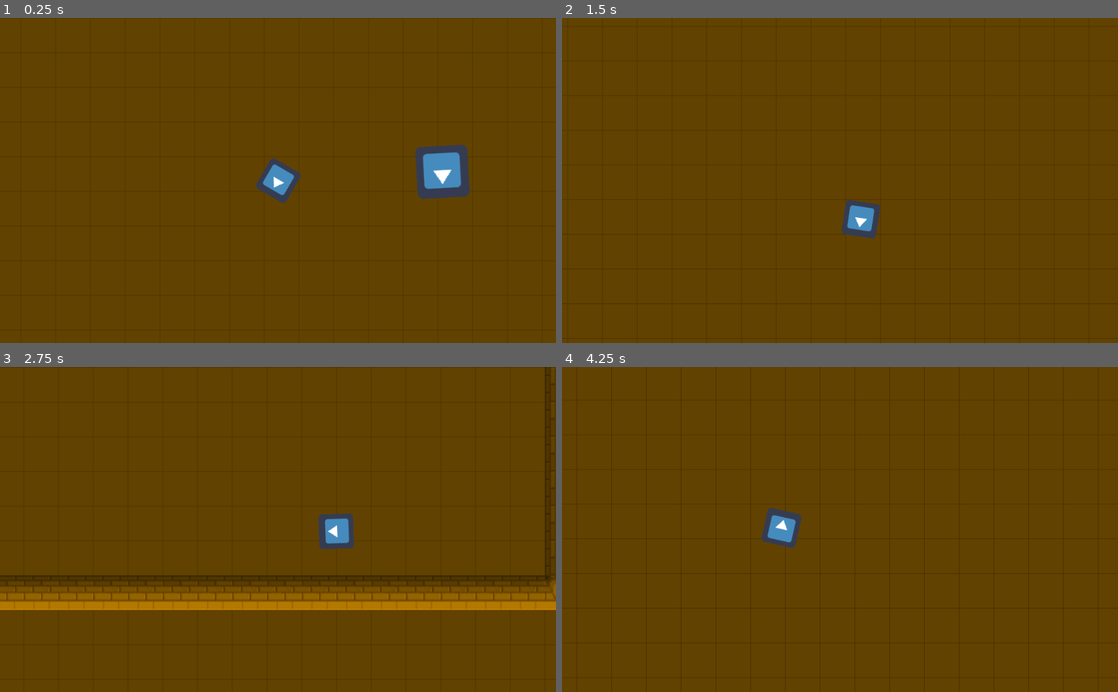
Above: before the commit, frames 1-4 (two rows, left to right).
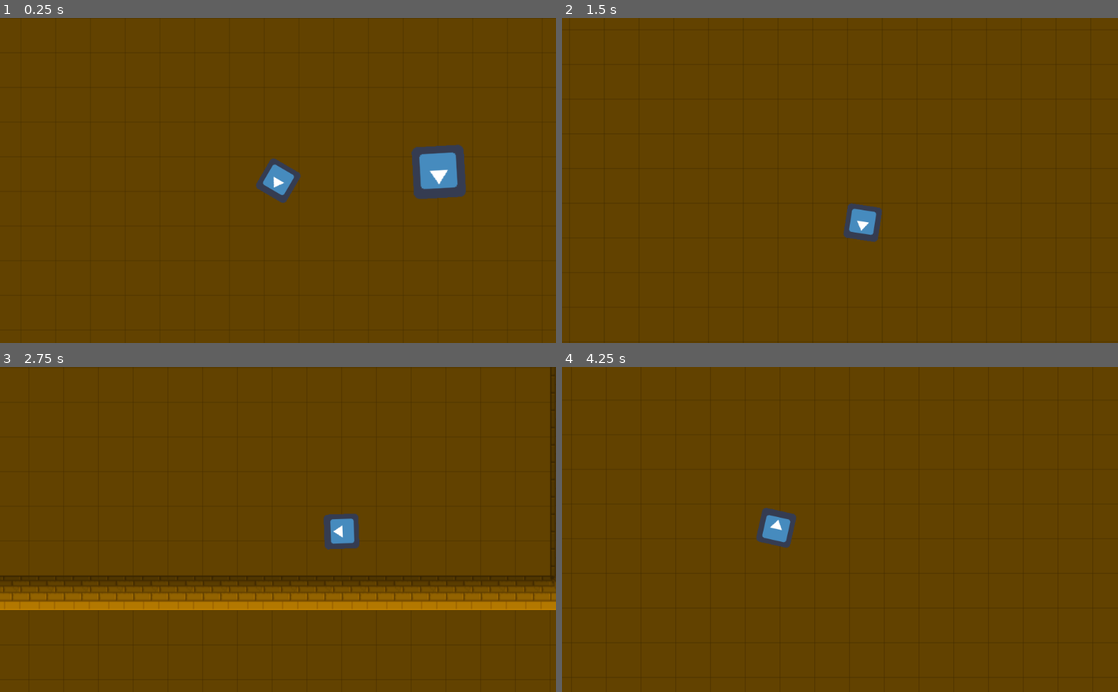
Above: after the commit, the same moments.

Repository: kinge880/GameJam
Game: Godot game, scene res://Word.tscn
Two runs of this game, one before a commit and one after it. Both use one fixed random seed, a clock stepped at 60 frames per second and the inputs below. The engine's default icon, where the game draws it, is replaced by a stand-in: a white triangle on a blue panel in a dark square.
Inputs (mouse positions are in pixels of both pictures, inside the frame that each line leads up to):
- Up to frame 1 (0.25 s): no input
- Up to frame 2 (1.5 s): move the mouse to (962, 164) at 0.52 s; hold D (ui_right) 0.53-1.28 s; hold Space (atk) 0.53-1.28 s; move the mouse to (728, 196) at 1.27 s; hold S (ui_down) from 1.28 s (still down); tap Space (atk) at 1.35 s
- Up to frame 3 (2.75 s): move the mouse to (333, 458) at 2.02 s; release S (ui_down) at 2.03 s; hold D (ui_right) from 2.03 s (still down); hold Space (atk) from 2.03 s (still down)
- Up to frame 4 (4.25 s): move the mouse to (812, 594) at 2.77 s; release D (ui_right) at 2.78 s; release Space (atk) at 2.78 s; hold W (ui_up) 2.78-3.53 s; tap Space (atk) at 2.85 s; move the mouse to (1006, 578) at 3.52 s; hold A (ui_left) from 3.53 s (still down); hold Space (atk) from 3.53 s (still down)

The runs differ from the first frame. In frame 1, 0.5% of the frame differs, in the area x 74-85%, y 38-56%; in frame 2, 0.4%; in frame 3, 1.3%, in the area x 0-100%, y 0-72%; in frame 4, 0.5%.

Commit message:
Movimentação para _process.

Diff:
--- a/GameJaaJ/Script/Enemy.gd
+++ b/GameJaaJ/Script/Enemy.gd
@@ -7,7 +7,7 @@
 func _ready():
 	add_to_group("enemy")
 
-func _physics_process(delta):
+func _process(delta):
 	if player == null:
 		return
 
--- a/GameJaaJ/Script/Player.gd
+++ b/GameJaaJ/Script/Player.gd
@@ -1,32 +1,31 @@
 extends KinematicBody2D
 
 export var speed = 300
-var velocity = Vector2()
+var motion = Vector2()
 onready var raycast = $RayCast2D
 
 func _ready():
 	yield(get_tree(), "idle_frame")
 	get_tree().call_group("enemy", "_set_player", self)
 
-func _physics_process(delta):
-	velocity = Vector2()
+func _process(delta):
+	motion = Vector2()
 	look_at(get_global_mouse_position())
 	var look_mouse = get_global_mouse_position() - global_position
 
 	#Movimentos basicos
 	#movimentação de teste 1
 	if Input.is_action_pressed("ui_down"):
-		velocity = Vector2(0, speed)
+		motion += Vector2(0, 1)
 	if Input.is_action_pressed("ui_up"):
-		velocity = Vector2(0, -speed)
+		motion += Vector2(0, -1)
 	if Input.is_action_pressed("ui_left"):
-		velocity = Vector2(-speed, 0)
+		motion += Vector2(-1, 0)
 	if Input.is_action_pressed("ui_right"):
-		velocity = Vector2(speed, 0)
-	if velocity.length() > 0:
-		velocity = velocity.normalized() * speed
-	else:
-		velocity = Vector2(0, 0)
+		motion += Vector2(1, 0)
+
+	motion = motion.normalized() * speed
+
 
 	"""
 	 #movimentação de teste 2
@@ -55,7 +54,8 @@
 		velocity.x = 0
 		velocity.y = 0
 		"""
-	velocity = move_and_collide(velocity * delta)
+	#move_and_collide(motion * delta)
+	move_and_slide(motion)
 
 	#atk
 	if Input.is_action_pressed("atk"):
